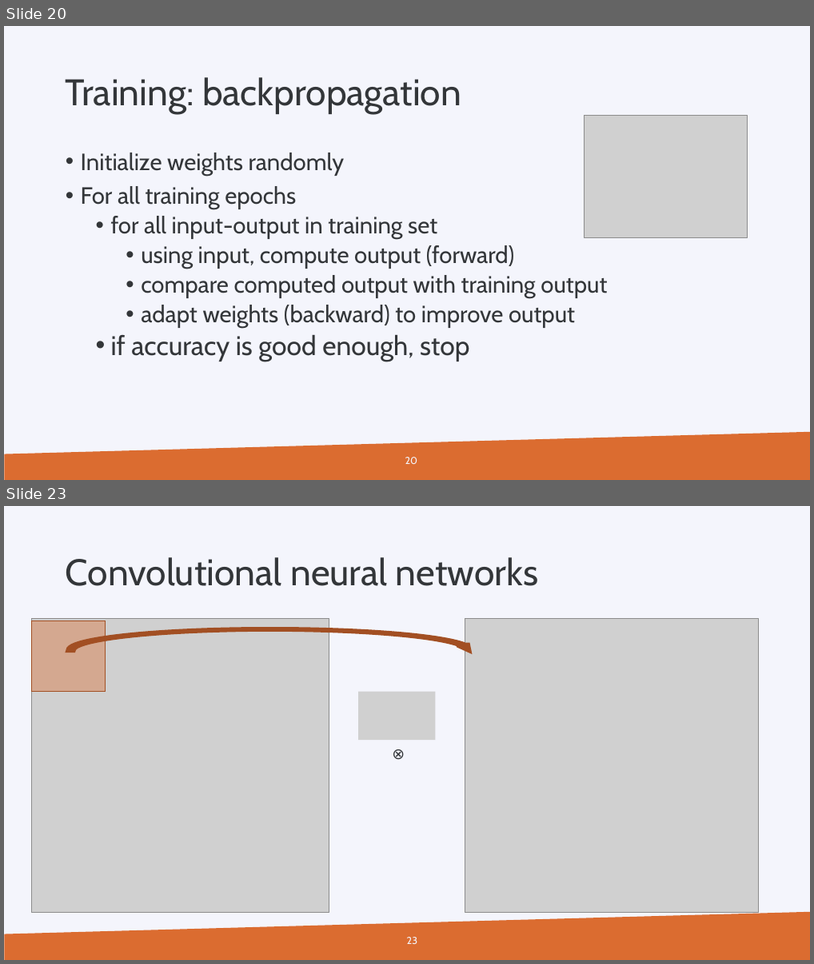
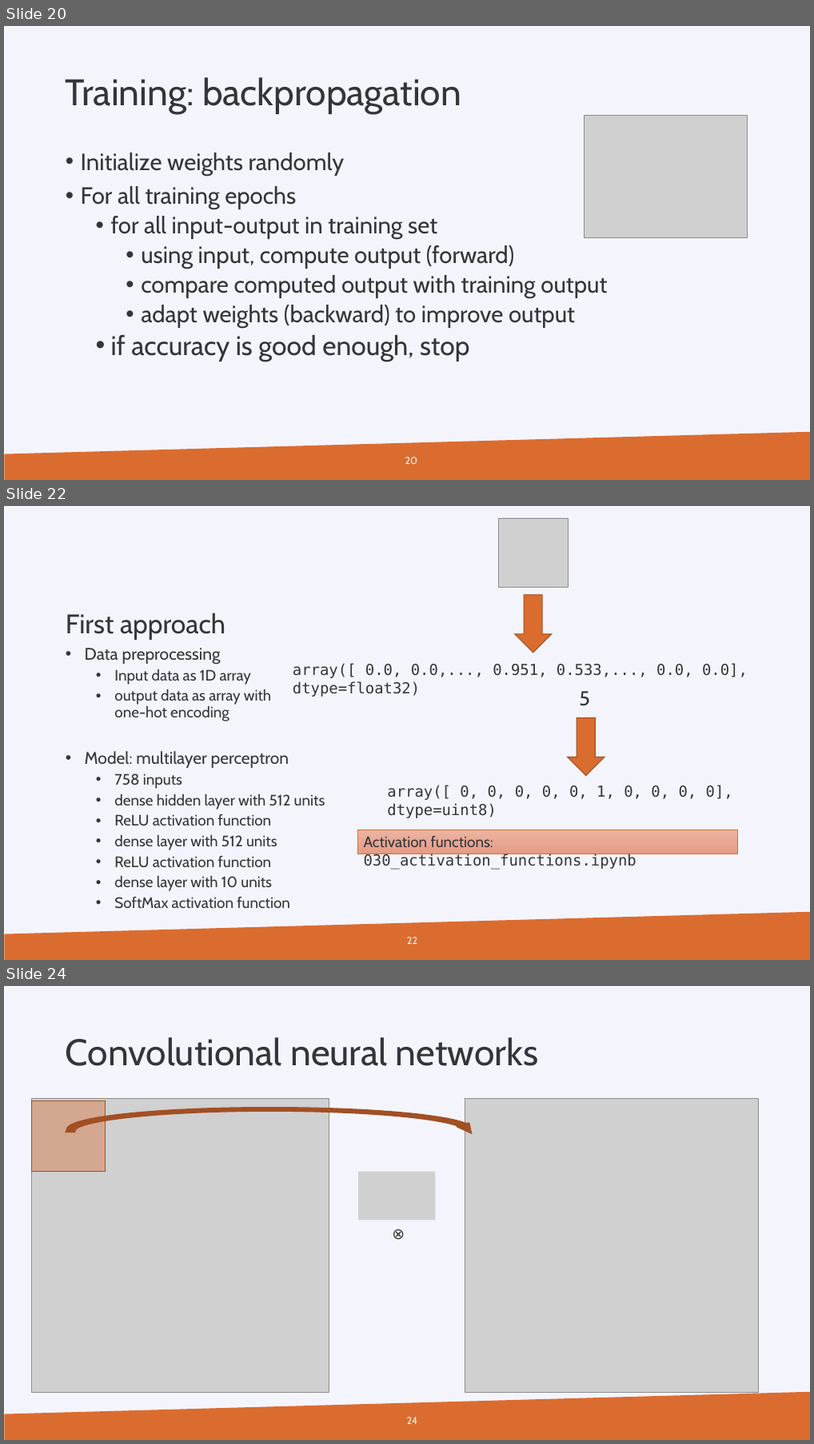
Before and after one commit to gjbex/PRACE_ML, a slide deck: prace_days_ml_2019.pptx. Shown one above the other, each under a label of ours: slides 20 and 23 before the commit, slides 20, 22 and 24 after it; the slides between them are not shown. The pictures are 814x964 and 814x1444 pixels, drawn with LibreOffice and Linux fonts; fonts in the diff are those of the drawing; grey boxes stand for pictures; background and template pictures are left out. Boxes give left, top, right and bottom in pixels: in the first picture for what was removed or moved away, otherwise in the second. Text is boxed around its words. In the diff, an @@ line names an element or a change of style, - is before the commit and + after.

```diff
--- a/prace_days_ml_2019.pptx
+++ b/prace_days_ml_2019.pptx
@@ slide 22 added at <box>4,506,810,960</box>, background #F4F5FC; not listed: 1 template element that a slide beside it also shows @@
@@ picture added at <box>499,518,569,587</box> @@
@@ down arrow added at <box>515,595,552,652</box>, fill #DB6C30, outline #A25024 1 pt @@
@@ title added at <box>66,613,226,640</box>, 32 pt, text #333639 @@
+First approach
@@ text added at <box>85,648,326,891</box>, 18 pt, text #333639 @@
+• Data preprocessing
+  • Input data as 1D array
+  • output data as array with
+    one-hot encoding
+• Model: multilayer perceptron
+  • 758 inputs
+  • dense hidden layer with 512 units
+  • ReLU activation function
+  • dense layer with 512 units
+  • ReLU activation function
+  • dense layer with 10 units
+  • SoftMax activation function
@@ text added at <box>293,663,748,696</box>, 18 pt, text #333639 @@
+array([ 0.0, 0.0,..., 0.951, 0.533,..., 0.0, 0.0], dtype=float32)
@@ text added at <box>579,691,590,706</box>, 24 pt, text #333639 @@
+5
@@ down arrow added at <box>568,718,605,776</box>, fill #DB6C30, outline #A25024 1 pt @@
@@ text added at <box>387,784,734,818</box>, 18 pt, text #333639 @@
+array([ 0, 0, 0, 0, 0, 1, 0, 0, 0, 0], dtype=uint8)
@@ rectangle added at <box>358,829,738,853</box>, fill gradient #EDB5A4 to #E8A996 to #EA9B82, outline #DB6C30 0.5 pt, 18 pt, text #333639 @@
+Activation functions: 030_activation_functions.ipynb
@@ page number added at <box>407,936,418,944</box>, 12 pt, text #F4F5FC @@
+22
@@ what was slide 23 is now slide 24 @@
@@ page number at <box>407,1416,418,1424</box>: text changed @@
-23
+24
```
Also in this commit, not shown: 3 slides changed, 1 other slide added, 1 slide removed.
